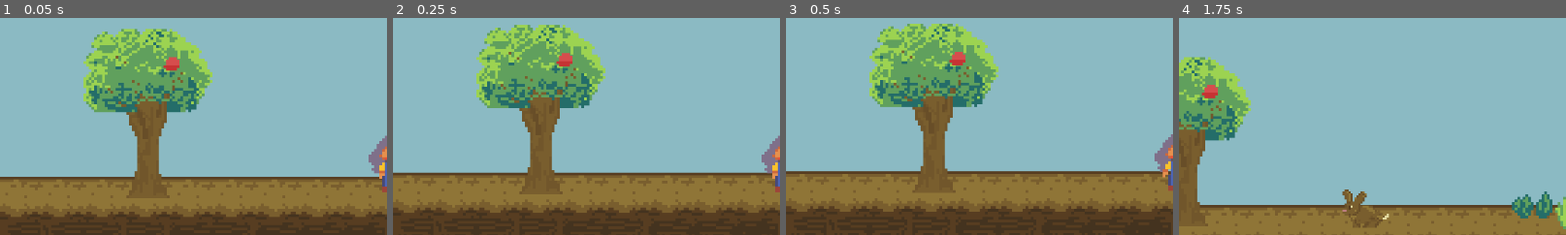
Above: before the commit, frames 1-4 (left to right).
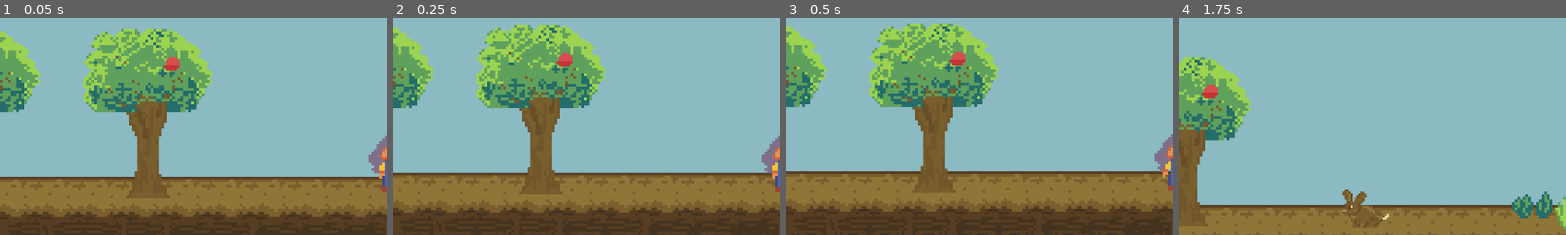
Above: after the commit, the same moments.

Repository: BrandonManuel/garden-game
Game: Godot game, scene res://Assets/Scenes/garden.tscn
The game is run twice, just before and just after one commit, with the same random seed, the same clock (stepped at 60 frames per second) and the same inputs.
Inputs:
- Up to frame 1 (0.05 s): no input
- Up to frame 2 (0.25 s): no input
- Up to frame 3 (0.5 s): no input
- Up to frame 4 (1.75 s): hold Right (walk_right) from 0.53 s (still down); tap E (pick_up) at 0.6 s; tap Space (jump) at 0.77, 1.52 s; tap Shift (run) at 1.35 s
The pictures show only the part of the screen within x 0-50%, y 15-65%; the shares and areas given below are measured in that part.

The runs differ from the first frame. In frame 1, 2.7% of the frame differs, in the area x 0-11%, y 6-44%; in frame 2, 2.7%; in frame 3, 2.7%, in the area x 0-11%, y 3-42%; in frame 4, nothing differs.

Commit message:
Tree only highlights if it has > 0 pickupables on it

Diff:
--- a/Assets/Scenes/garden.tscn
+++ b/Assets/Scenes/garden.tscn
@@ -1092,7 +1092,7 @@
 tile_set = SubResource("TileSet_m5m1r")
 
 [node name="TreeLayer" type="TileMapLayer" parent="Layers" unique_id=521359200]
-tile_map_data = PackedByteArray("AAD3/wAAAQAAAAAAAQA=")
+tile_map_data = PackedByteArray("AAD3/wAAAQAAAAAAAQDz/wAAAQAAAAAAAQDv/wAAAQAAAAAAAQA=")
 tile_set = SubResource("TileSet_vr5ma")
 
 [node name="FenceLayer" type="TileMapLayer" parent="Layers" unique_id=814824809]
--- a/Assets/Scripts/pickupable_container.gd
+++ b/Assets/Scripts/pickupable_container.gd
@@ -9,6 +9,7 @@
 
 @onready var pickupables: Area2D = $Pickupables
 
+var num_pickupables: int
 var radius: float
 var height: float
 var pickupables_x: float
@@ -31,7 +32,7 @@
 		pickupables_x = pickupables.position.x
 		pickupables_y = pickupables.position.y
 
-	var num_pickupables = randi_range(0, max_num_pickupables)
+	num_pickupables = randi_range(0, max_num_pickupables)
 	for i in num_pickupables:
 		var pickupable: Pickupable = pickupable_scene.instantiate()
 
--- a/Assets/Scripts/player.gd
+++ b/Assets/Scripts/player.gd
@@ -98,7 +98,7 @@
 			current_pickupable.set_outline(true)
 			break
 
-		if area is PickupableContainer:
+		if area is PickupableContainer and area.num_pickupables != null and area.num_pickupables > 0:
 			current_pickupable_container = area
 			current_pickupable_container.set_outline(true)
 			break
@@ -113,7 +113,7 @@
 		current_pickupable = area
 		current_pickupable.set_outline(true)
 
-	if area is PickupableContainer and current_pickupable_container == null and current_pickupable == null:
+	if area is PickupableContainer and area.num_pickupables > 0 and current_pickupable_container == null and current_pickupable == null:
 		current_pickupable_container = area
 		current_pickupable_container.set_outline(true)
 
